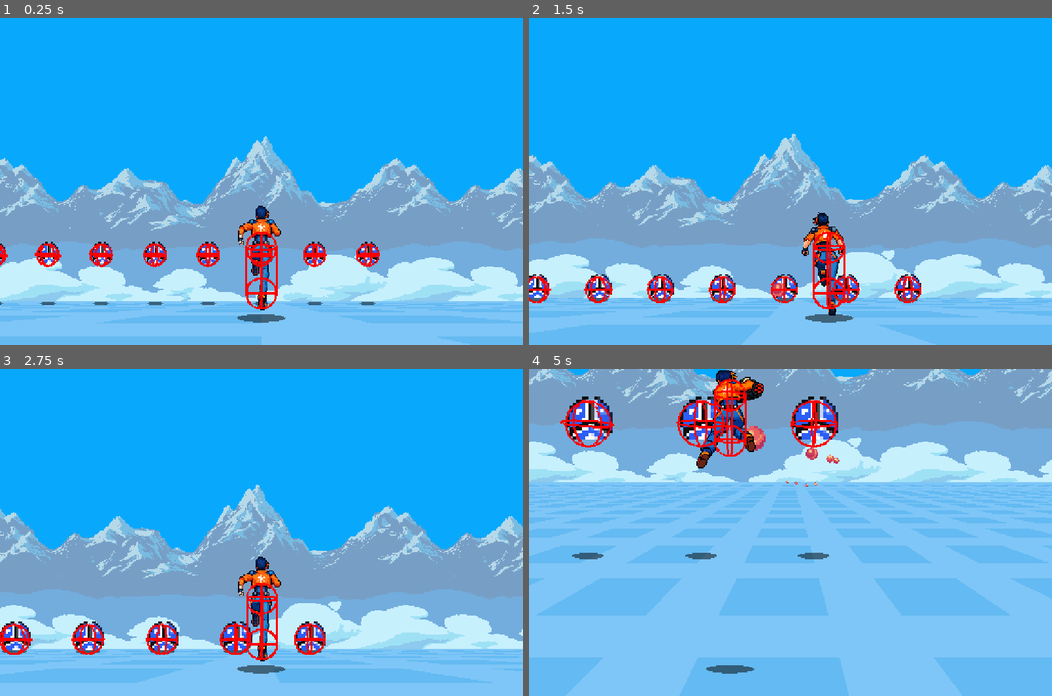
Above: before the commit, frames 1-4 (two rows, left to right).
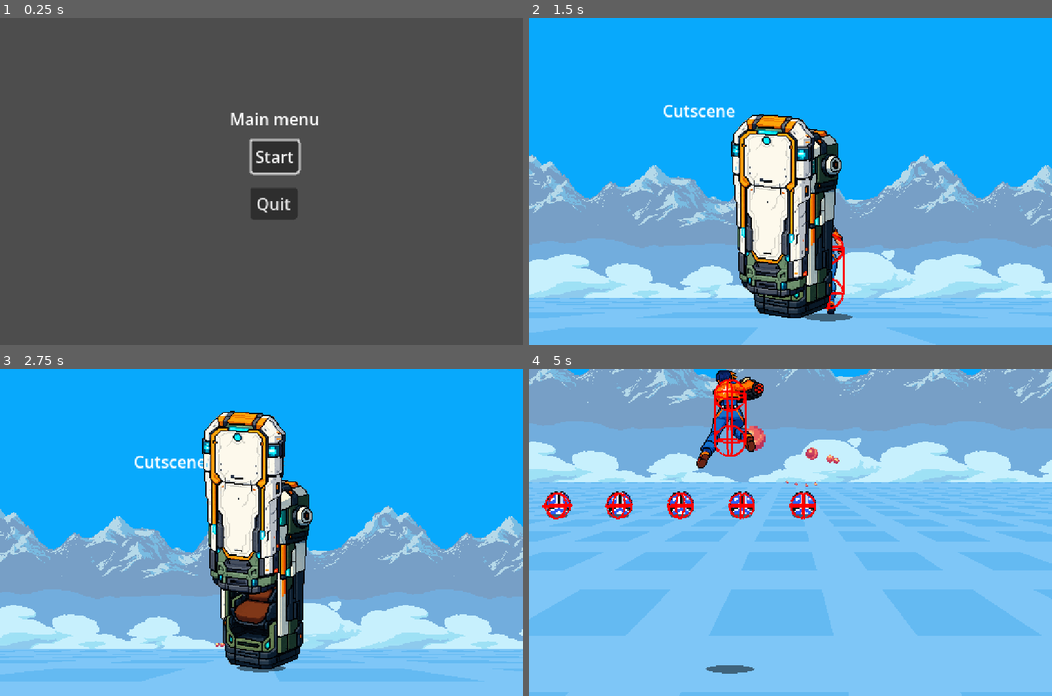
Above: after the commit, the same moments.

Repository: pl7y/starlance
Game: Godot game, scene res://scenes/main.tscn
Same seed, same stepped clock (60 frames per second), same inputs: the game is played once before the commit and once after it. Before the commit the project starts from res://scenes/gameplay_screen.tscn.
Inputs (mouse positions are in pixels of both pictures, inside the frame that each line leads up to):
- Up to frame 1 (0.25 s): no input
- Up to frame 2 (1.5 s): click (806, 155) at 0.5 s, where only the run after the commit has a clickable "Start"; hold Right (move_right) from 1.28 s (still down); hold Space (fire) from 1.28 s (still down)
- Up to frame 3 (2.75 s): release Right (move_right) at 2.03 s; release Space (fire) at 2.03 s; hold Down (move_down) from 2.03 s (still down); tap Space (fire) at 2.1 s
- Up to frame 4 (5 s): release Down (move_down) at 2.78 s; hold Right (move_right) 2.78-3.53 s; hold Space (fire) 2.78-3.53 s; hold Up (move_up) 3.53-4.28 s; tap Space (fire) at 3.6 s; hold Left (move_left) from 4.28 s (still down); hold Space (fire) from 4.28 s (still down)

The runs differ from the first frame. In frame 1, 100% of the frame differs, in the area x 0-100%, y 0-100%; in frame 2, 14%; in frame 3, 16%; in frame 4, 25%.

Commit message:
gameplay

Diff:
--- a/project.godot
+++ b/project.godot
@@ -11,7 +11,7 @@
 [application]
 
 config/name="Downstar"
-run/main_scene="uid://5v7a0ra4elxi"
+run/main_scene="uid://1tqrl15eu86j"
 config/features=PackedStringArray("4.6", "Forward Plus")
 config/icon="res://icon.svg"
 
--- a/scenes/gameplay_screen.gd
+++ b/scenes/gameplay_screen.gd
@@ -6,6 +6,18 @@
 
 var _logger = EchoLogger.new("GameplayScreen", "orange", EchoLogger.LogLevel.DEBUG)
 
+@onready var _intro_cutscene: IntroCutscene = %IntroCutscene
+@onready var _stage_director: StageDirector = %StageDirector
+
 func start(run_config: RunConfiguration) -> void:
   _run_config = run_config
   _logger.debug("Starting gameplay with config: %s" % [run_config])
+
+  _intro_cutscene.visible = true
+  _intro_cutscene.play()
+  _intro_cutscene.finished.connect(_on_intro_cutscene_finished)
+
+func _on_intro_cutscene_finished() -> void:
+  _logger.debug("Intro cutscene finished, starting stage.")
+  _intro_cutscene.visible = false
+  _stage_director.start_stage(_run_config.seed)
--- a/scenes/gameplay_screen.tscn
+++ b/scenes/gameplay_screen.tscn
@@ -22,6 +22,7 @@
 [ext_resource type="Script" uid="uid://bg0aq8jsny3t6" path="res://scenes/encounters/movement_styles/bounce_movement_style.gd" id="18_baarm"]
 [ext_resource type="Script" uid="uid://clo2cqcvulfkw" path="res://scenes/encounters/pattern.gd" id="19_2o7gh"]
 [ext_resource type="Script" uid="uid://c8om0jd1cjoha" path="res://scenes/encounters/spawn_event.gd" id="20_ng3oa"]
+[ext_resource type="PackedScene" uid="uid://cvko0bycqpbyo" path="res://scenes/intro_cutscene.tscn" id="23_baarm"]
 
 [sub_resource type="Resource" id="Resource_pw0ia"]
 script = ExtResource("17_baarm")
@@ -166,6 +167,7 @@
 fixed_sprite = true
 
 [node name="UILayer" type="CanvasLayer" parent="." unique_id=731936281]
+layer = 3
 
 [node name="Mechanics" type="Node" parent="." unique_id=1333706372]
 
@@ -176,6 +178,7 @@
 metadata/_custom_type_script = "uid://bx6f3uaf823k7"
 
 [node name="StageDirector" type="Node" parent="Mechanics" unique_id=1937507698 node_paths=PackedStringArray("runner", "player")]
+unique_name_in_owner = true
 script = ExtResource("14_7ocsb")
 runner = NodePath("../EncounterRunner")
 player = NodePath("../../ObjectsLayer/Player")
@@ -183,7 +186,6 @@
 run_seed = 2
 rail_speed = 50.0
 modifiers = PackedStringArray()
-autostart = true
 stage_template = ExtResource("15_aagjl")
 encounter_pool = ExtResource("16_gnb8g")
 difficulty_profile = SubResource("Resource_baarm")
@@ -193,3 +195,7 @@
 world = NodePath("../../ObjectsLayer")
 camera_rig = NodePath("../../CameraRig")
 metadata/_custom_type_script = "uid://b7muo30j743j7"
+
+[node name="IntroCutscene" parent="." unique_id=620946400 instance=ExtResource("23_baarm")]
+unique_name_in_owner = true
+layer = 4
--- a/scenes/intro_cutscene.gd
+++ b/scenes/intro_cutscene.gd
@@ -3,17 +3,13 @@
 
 signal finished
 
-@export var duration_sec: float = 2.0
-var _is_playing := false
+@onready var animation_player: AnimationPlayer = $AnimationPlayer
 
 func play() -> void:
-    if _is_playing:
-        return
-    _is_playing = true
-    visible = true
+  animation_player.play("open")
+  animation_player.seek(0.0)
 
-    await get_tree().create_timer(duration_sec).timeout
 
-    visible = false
-    _is_playing = false
+func _on_animation_player_animation_finished(anim_name: StringName) -> void:
+  if anim_name == "open":
     finished.emit()
--- a/scenes/intro_cutscene.tscn
+++ b/scenes/intro_cutscene.tscn
@@ -1,13 +1,87 @@
 [gd_scene format=3 uid="uid://cvko0bycqpbyo"]
 
 [ext_resource type="Script" uid="uid://dnw852l4lreo4" path="res://scenes/intro_cutscene.gd" id="1_vuduy"]
+[ext_resource type="Texture2D" uid="uid://cwghexy1esngt" path="res://assets/placeholders/capsule2.png" id="2_3438a"]
+[ext_resource type="Texture2D" uid="uid://cuc7h3ggee0lm" path="res://assets/placeholders/capsule.png" id="3_wifpd"]
+
+[sub_resource type="Animation" id="Animation_wifpd"]
+length = 0.001
+tracks/0/type = "bezier"
+tracks/0/imported = false
+tracks/0/enabled = true
+tracks/0/path = NodePath("CapsuleLid:position:x")
+tracks/0/interp = 1
+tracks/0/loop_wrap = true
+tracks/0/keys = {
+"handle_modes": PackedInt32Array(0),
+"points": PackedFloat32Array(256, -0.25, 0, 0.25, 0),
+"times": PackedFloat32Array(0)
+}
+tracks/1/type = "bezier"
+tracks/1/imported = false
+tracks/1/enabled = true
+tracks/1/path = NodePath("CapsuleLid:position:y")
+tracks/1/interp = 1
+tracks/1/loop_wrap = true
+tracks/1/keys = {
+"handle_modes": PackedInt32Array(0),
+"points": PackedFloat32Array(200, -0.25, 0, 0.25, 0),
+"times": PackedFloat32Array(0)
+}
+
+[sub_resource type="Animation" id="Animation_3438a"]
+resource_name = "open"
+length = 3.0000124
+step = 0.125
+tracks/0/type = "bezier"
+tracks/0/imported = false
+tracks/0/enabled = true
+tracks/0/path = NodePath("CapsuleLid:position:x")
+tracks/0/interp = 1
+tracks/0/loop_wrap = true
+tracks/0/keys = {
+"handle_modes": PackedInt32Array(0, 0, 0),
+"points": PackedFloat32Array(257, -0.25, 0, 0.25, 0, 247, -0.058188796, -7, 0.25, 0, 247, -0.25, 0, 0.25, 0),
+"times": PackedFloat32Array(0, 0.5581888, 3.0700383)
+}
+tracks/1/type = "bezier"
+tracks/1/imported = false
+tracks/1/enabled = true
+tracks/1/path = NodePath("CapsuleLid:position:y")
+tracks/1/interp = 1
+tracks/1/loop_wrap = true
+tracks/1/keys = {
+"handle_modes": PackedInt32Array(0, 0, 0),
+"points": PackedFloat32Array(200, -0.25, 0, 0.25, 0, 197, -0.25, 0, 0.25, 0, 95, -0.5700383, 23, 0.25, 0),
+"times": PackedFloat32Array(0, 0.5581888, 3.0700383)
+}
+
+[sub_resource type="AnimationLibrary" id="AnimationLibrary_wifpd"]
+_data = {
+&"RESET": SubResource("Animation_wifpd"),
+&"open": SubResource("Animation_3438a")
+}
 
 [node name="IntroCutscene" type="CanvasLayer" unique_id=620946400]
 script = ExtResource("1_vuduy")
 
 [node name="Label" type="Label" parent="." unique_id=917418589]
-offset_left = 219.0
-offset_top = 135.0
-offset_right = 290.0
-offset_bottom = 158.0
+offset_left = 131.0
+offset_top = 79.0
+offset_right = 202.0
+offset_bottom = 102.0
 text = "Cutscene"
+
+[node name="CapsuleBody" type="Sprite2D" parent="." unique_id=1527705113]
+position = Vector2(256, 200)
+texture = ExtResource("2_3438a")
+
+[node name="CapsuleLid" type="Sprite2D" parent="." unique_id=1293113639]
+position = Vector2(256, 200)
+texture = ExtResource("3_wifpd")
+
+[node name="AnimationPlayer" type="AnimationPlayer" parent="." unique_id=1723954350]
+unique_name_in_owner = true
+libraries/ = SubResource("AnimationLibrary_wifpd")
+
+[connection signal="animation_finished" from="AnimationPlayer" to="." method="_on_animation_player_animation_finished"]
--- a/scenes/run_configuration.resource.gd
+++ b/scenes/run_configuration.resource.gd
@@ -1,2 +1,4 @@
 extends Resource
 class_name RunConfiguration
+
+@export var seed: int
--- a/scenes/ui/main_menu.gd
+++ b/scenes/ui/main_menu.gd
@@ -4,6 +4,10 @@
 signal start_pressed()
 signal quit_pressed()
 
+@onready var _start_button: Button = %StartButton
+
+func _ready() -> void:
+  _start_button.grab_focus()
 
 func _on_start_button_pressed() -> void:
   start_pressed.emit()
--- a/scenes/ui/main_menu.tscn
+++ b/scenes/ui/main_menu.tscn
@@ -13,10 +13,12 @@
 text = "Main menu"
 
 [node name="StartButton" type="Button" parent="." unique_id=2017435088]
+unique_name_in_owner = true
 offset_left = 246.0
 offset_top = 120.0
 offset_right = 292.0
 offset_bottom = 151.0
+focus_next = NodePath("../QuitButton")
 text = "Start"
 
 [node name="QuitButton" type="Button" parent="." unique_id=566520823]
@@ -24,6 +26,7 @@
 offset_top = 166.0
 offset_right = 291.0
 offset_bottom = 197.0
+focus_previous = NodePath("../StartButton")
 text = "Quit"
 
 [connection signal="pressed" from="StartButton" to="." method="_on_start_button_pressed"]
Binary file added: assets/capsule.png
Not shown, added: assets/capsule.png.import
Binary file added: assets/placeholders/capsule.png
Not shown, added: assets/placeholders/capsule.png.import
Binary file added: assets/placeholders/capsule2.png
Not shown, added: assets/placeholders/capsule2.png.import
